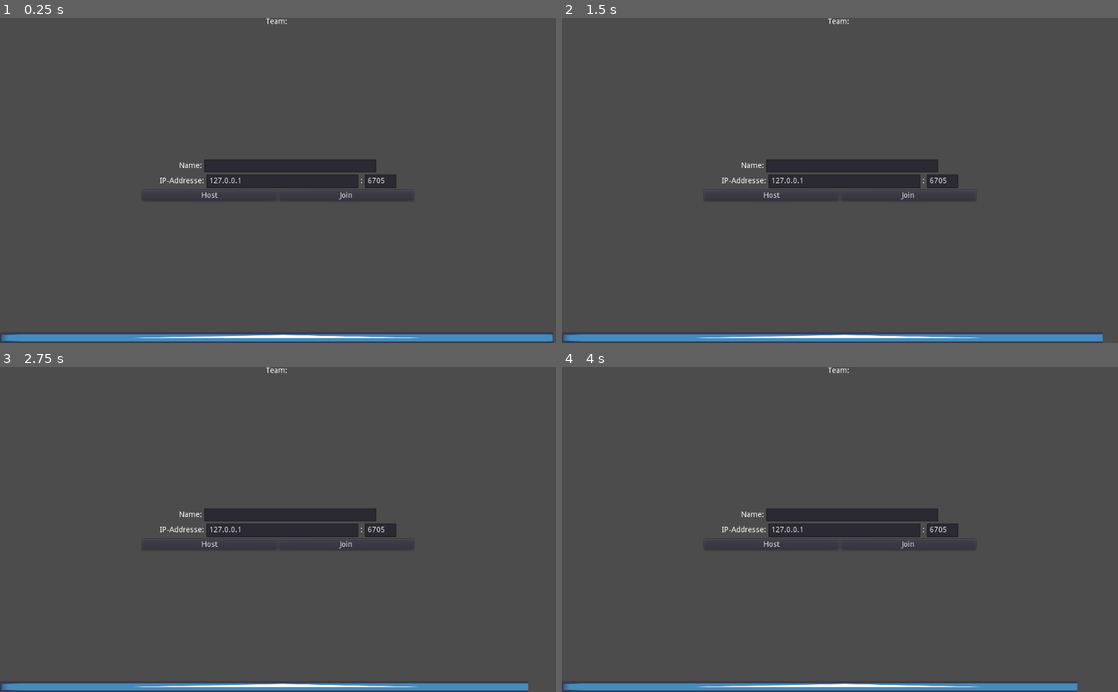
Above: before the commit, frames 1-4 (two rows, left to right).
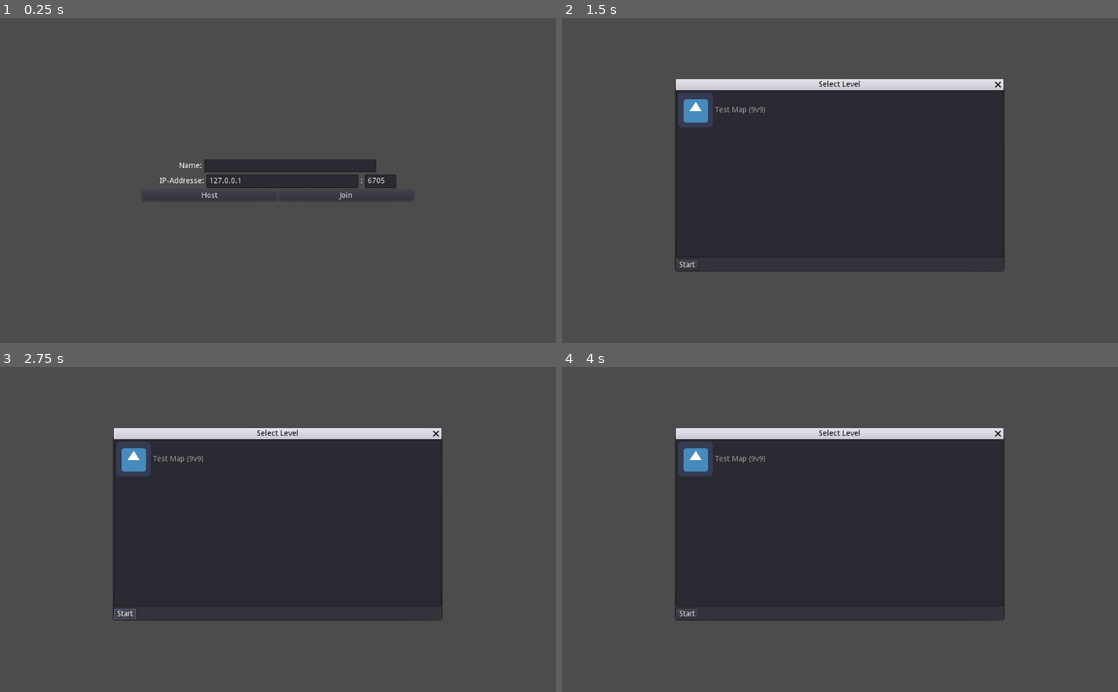
Above: after the commit, the same moments.

Repository: MrJustreborn/BattleMess
Game: Godot game, scene res://ui/main_menu.tscn
Two runs of this game, one before a commit and one after it. Both use one fixed random seed, a clock stepped at 60 frames per second and the inputs below. The engine's default icon, where the game draws it, is replaced by a stand-in: a white triangle on a blue panel in a dark square.
Inputs (mouse positions are in pixels of both pictures, inside the frame that each line leads up to):
- Up to frame 1 (0.25 s): no input
- Up to frame 2 (1.5 s): click (851, 167) at 0.52 s; type "Alex" at 0.6 s; click "Host" at 1.25 s
- Up to frame 3 (2.75 s): click (127, 614) at 2 s, where only the run after the commit has a clickable "Start"
- Up to frame 4 (4 s): click (689, 614) at 2.75 s, where only the run after the commit has a clickable "Start"; click "Join" at 3.5 s

The runs differ from the first frame. In frame 1, 2.4% of the frame differs, in the area x 0-100%, y 0-100%; in frame 2, 32%, in the area x 0-98%, y 0-100%; in frame 3, 32%; in frame 4, 32%.

Commit message:
Get moves localy for server

Diff:
--- a/godot/singelton/controller_v2.gd
+++ b/godot/singelton/controller_v2.gd
@@ -154,9 +154,33 @@
 func _input(event):
 	if is_init && get_tree().is_network_server() && Input.is_action_just_pressed("ui_cancel"):
 		get_tree().call_group('spawn[1]', 'set_active', true) #TODO: should rpc
+		for i in range(250):
+			yield(get_tree(), "idle_frame"); # wait to set group
 		print("end turn");
+		#yield(self, "all_changed");
 		_end_turn();
 		print(teams)
+
+# TODO: fix this mess
+var remoteActive = {};
+signal all_changed;
+master func player_state_changed(active: int):
+	var origin = get_tree().get_rpc_sender_id();
+
+	print("Remote active changed: ", origin, " -> ", active);
+	var localActive = get_tree().get_nodes_in_group('active');
+	remoteActive[origin] = active;
+
+	for a in remoteActive:
+		var ok = false;
+		if remoteActive[a] == localActive.size():
+			ok = true;
+		else:
+			break;
+		if ok:
+			print("All remote active changed");
+			emit_signal("all_changed");
+			remoteActive = {};
 
 func _end_turn():
 	for c in future_field:
--- a/godot/test/entities/test_entity.gd
+++ b/godot/test/entities/test_entity.gd
@@ -94,6 +94,7 @@
 	for m in movementset.move.discrete:
 		if grid_crtl.can_move(pos + m):
 			can_move.append(pos + m);
+	print("(",from,") got ", can_move.size(), " moves");
 	if from == 0 and get_tree().is_network_server():
 		_set_moves_remote(can_move);
 	else:
@@ -101,7 +102,10 @@
 
 func _get_moves() -> Array:
 	rpc("_get_moves_remote");
-	yield(self,"got_moves")
+	if get_tree().is_network_server():
+		yield(get_tree(), "idle_frame");
+	else:
+		yield(self,"got_moves")
 	return cur_moves;
 func _get_merges() -> Array:
 	var can_merge = [];
@@ -165,7 +169,9 @@
 			remove_from_group('active');
 	if get_tree().is_network_server():
 		rpc('set_active', isActive);
-	# nothing
+#	yield(get_tree(), "idle_frame");
+#	var localActive = get_tree().get_nodes_in_group('active');
+#	grid_crtl.rpc("player_state_changed", localActive.size());
 
 func _on_move_mouse_clicked(what, where):
 	print(what, " ", where)
--- a/godot/test/entities/user_ctrl.gd
+++ b/godot/test/entities/user_ctrl.gd
@@ -1,6 +1,7 @@
 extends "res://test/entities/test_entity.gd"
 
 func start():
+	print("Got start call. ", is_in_group("active"));
 	.start();
 	_show_moves(true)
 	for c in $move_preview.get_children():
--- a/godot/ui/in_game/battle_game_ui.gd
+++ b/godot/ui/in_game/battle_game_ui.gd
@@ -10,7 +10,7 @@
 
 func _ready():
 	timer.start();
-	#$Control.visible = false;
+	$Control.visible = false;
 	pass
 
 func _process(delta):
